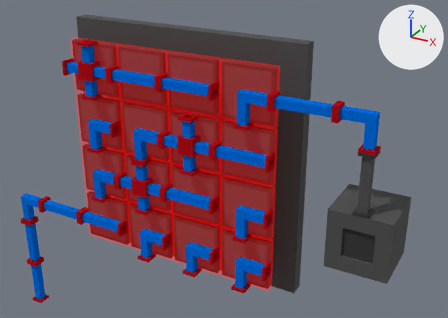
The Blender file blender_models/Machines/Pipe Grid.blend, before and after one commit.
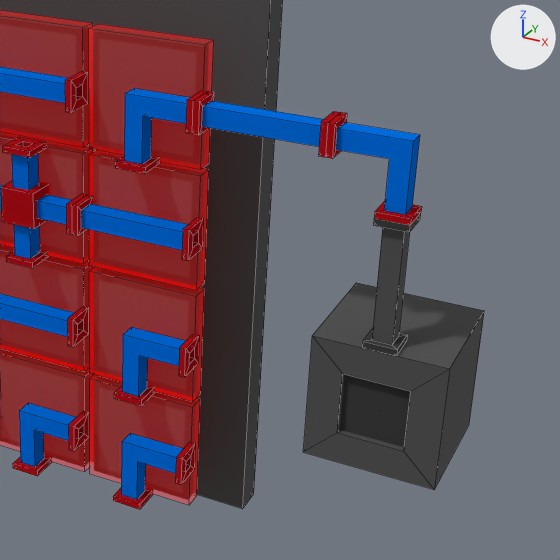
Old and new are each drawn whole from a 50 mm lens placed at (2.24, -3.58, 3.17), pointed at (0.26, 0.03, 1.36) and again close up on the part from 39% to 100% of the width and 15% to 100% of the height. Every picture has the same lights, and +X, +Y and +Z are marked at upper right. The close-ups show mesh edges as thin lines.

Objects in the first close-up: 'Base', 'Door', 'IN.002', 'IN.003', 'IN.006', 'IN.007', 'IN.010', 'IN.011', 'IN.014', 'IN.015', 'PipeCrossing.002', 'PipeCurved.002'.
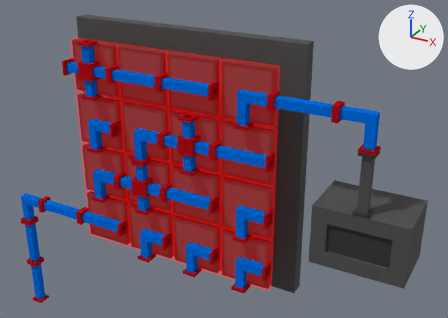
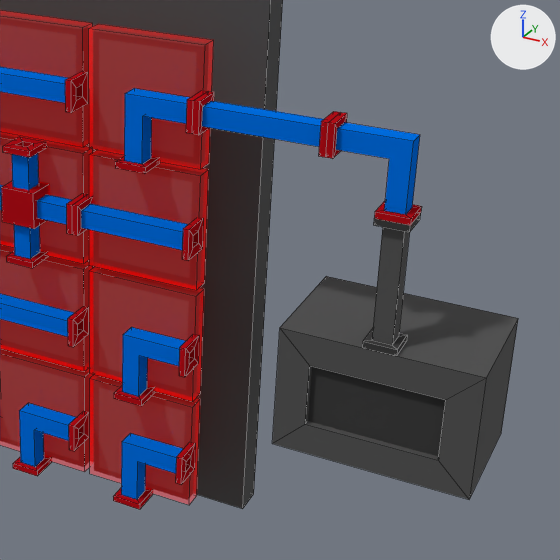
Changed parts and their boxes [x1, y1, x2, y2] in the close-ups (560 x 560 px; the box of a moved part takes in the faces that stretch with it):
'Base', reshaped
    before: [0, 0, 484, 509]
    after: [0, 0, 518, 509]
part 1 of me_cube, moved or reshaped
    before: [303, 336, 345, 452]
    after: [272, 329, 312, 444]
part 2 of me_cube, moved or reshaped
    before: [304, 283, 484, 490]
    after: [273, 276, 518, 499]

What changed in the scene script:
```text
Change me_cube:
    where me_cube.from_pydata(...)  # 280 vertices, 180 faces; spans x -0.9..1.6, y -0.4..0.0, z 0.4..2.2
    used by ob_base; location = (0.0, 0.0, 0.1)
    me_cube part 1: all 8 vertices in x 1.2..1.3, y -0.4..0.0, z 0.9..1.3 are moved by (-0.1, 0.0, 0.0)
    me_cube part 2: all 8 vertices in x 1.5..1.6, y -0.4..0.0, z 0.9..1.3 are moved by (0.1, 0.0, 0.0)
```
